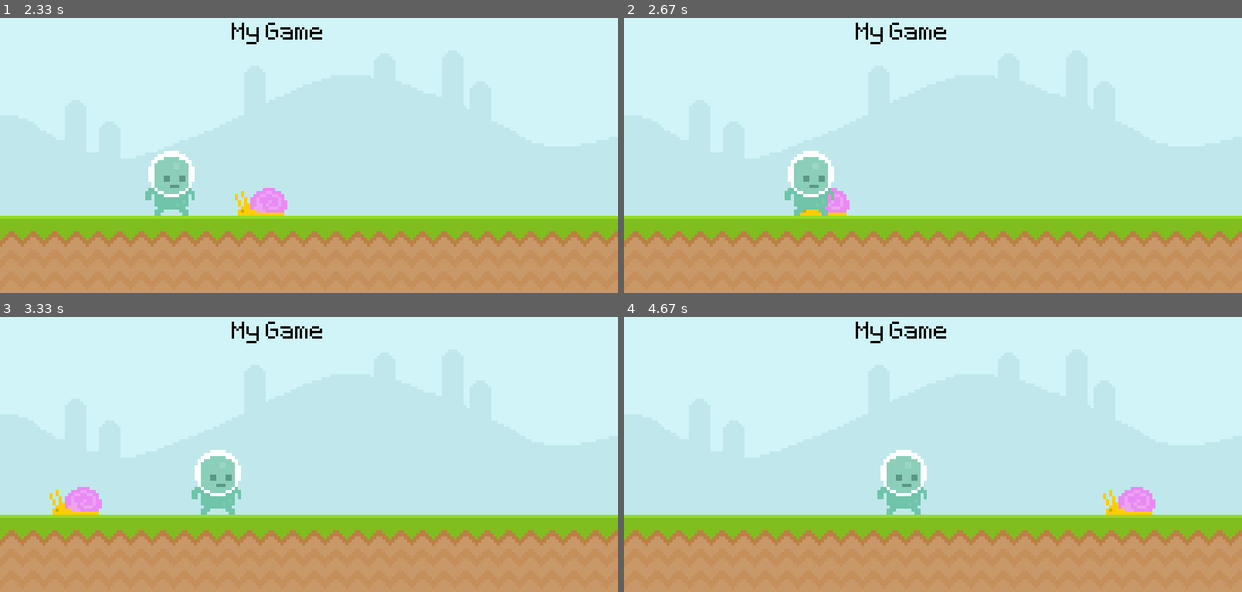
Above: before the commit, frames 1-4 (two rows, left to right).
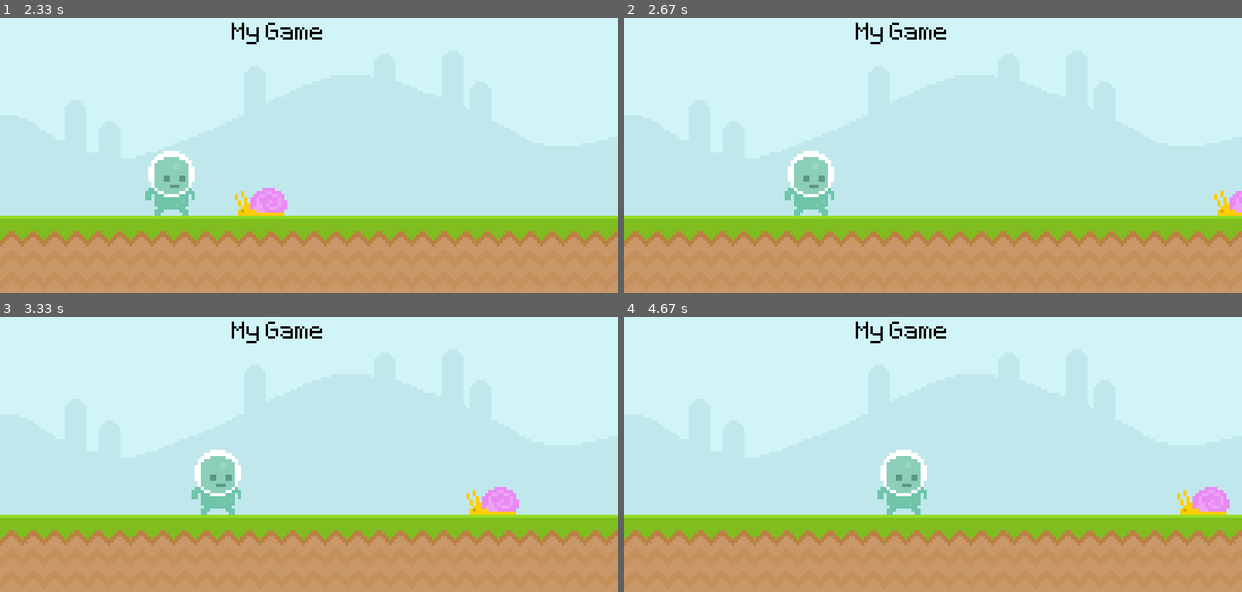
Above: after the commit, the same moments.

Repository: S1monXuan/THE_ULTIMATE_INTRO_TO_PYGAME
Game: pygame game, started from main.py
Same seed, same stepped clock (60 frames per second), same inputs: the game is played once before the commit and once after it.
Inputs:
- Up to frame 1 (2.33 s): no input
- Up to frame 2 (2.67 s): no input
- Up to frame 3 (3.33 s): no input
- Up to frame 4 (4.67 s): no input

Frame 1 is identical in both runs. In frame 2, 0.6% of the frame differs, in the area x 28-100%, y 61-72%; in frame 3, 1.3%, in the area x 8-84%, y 61-72%; in frame 4, 1.3%.

Commit message:
collision with colliderect

Diff:
--- a/main.py
+++ b/main.py
@@ -25,13 +25,17 @@
     screen.blit(sky_surface, (0, 0))
     screen.blit(ground_surface, (0, 300))
     screen.blit(text_surface, (300, 50))
+
     snail_rect.left -= 4
     if snail_rect.right < 0:
         snail_rect.left = 800
+
     screen.blit(snail_surf, snail_rect)
     player_rect.left += 1
     screen.blit(player_surf, player_rect)
 
+    if player_rect.colliderect(snail_rect):
+        snail_rect.left = 800
 
     # draw all elements & update everyting
     pygame.display.update()
